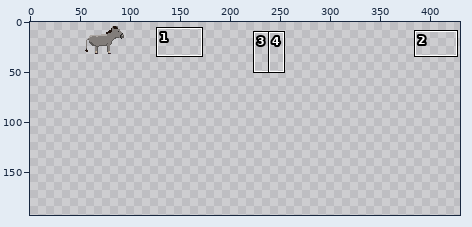
One commit to this pixel-art file: sprites/animals/donkey.aseprite. The picture above shows the old version from afar; the outline marks the close-up.
Close-up. Old version:
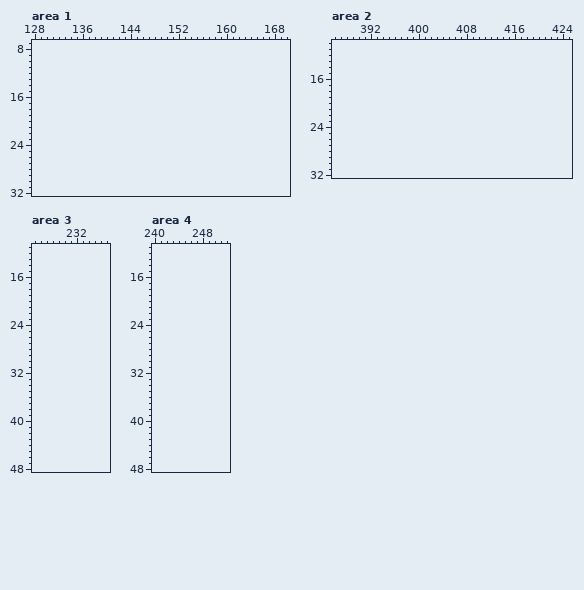
48x32 pixels, 1 frame. Shown: area 1: x 128..170, y 7..32; area 2: x 386..425, y 10..32; area 3: x 225..237, y 11..48; area 4: x 240..252, y 11..48. The old version is drawn lined up with the new one, on the new canvas. The wide view leaves out empty margins. The commit also changed other parts of the picture, which this record leaves out.
Palette (. is transparent): 
The result:
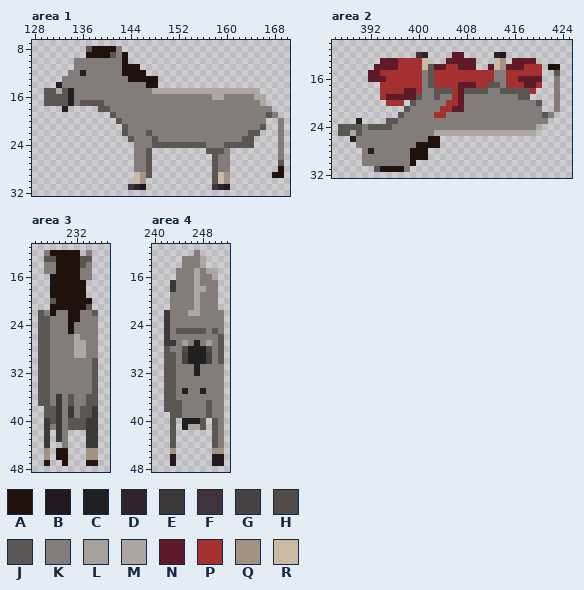
Colours new in this view: A #1f120c  B #21191e  C #202020  D #2e222b  E #3b3937  F #41323b  G #454241  H #4f4c4a  J #595654  K #827d7a  L #a6a09c  M #ada7a3  N #5f1a29  P #a53030  Q #a19282  R #cab9a3
Edits made:
canvas 48x32 -> 432x193, the old top-left corner now at 52,0
Area 1:
y 8: x 137..142 ...... -> JAAAAK
y 9: x 137..143 ....... -> AAAAJKA
y 10: x 135..143 ......... -> KKKKKKKKA
y 11: x 135..145 ........... -> KKKKKKKKAAA
y 12: x 134..146 ............. -> KKCKKKKKKAAAA
y 13: x 133..148 ................ -> KKKKKKKKKKKAAAAA
y 14: x 132..148 ................. -> CKKKKKKKKKKKKKKAA
y 15: x 130..165 .................................... -> JJMJCKKKKKKKKKKKKKMMMMMMMMMMMMMMMMMM
y 16: x 130..166 ..................................... -> JJJJCKKKKKKKKKKKKKKKKKKKKKKKMMKKKKKMM
y 17: x 130..166 ..................................... -> JJJJCKJJJJKKKKKKKKKKKKKKKKKKKKKKKKKKM
y 18: x 133 . -> C; x 139..167 ............................. -> JJKKKKKKKKKKKKKKKKKKKKKKKKKKK
y 19: x 141..168 ............................ -> JKKKKKKKKKKKKKKKKKKKKKKKKKJK
y 20: x 142..166 ......................... -> JKKKKKKKKKKKKKKKKKKKKKKKK; x 169 . -> K
y 21: x 143..166 ........................ -> JKKKKKKKKKKKKKKKKKKKKKKJ; x 169 . -> K
y 22: x 143..165 ....................... -> JKKKJKKKKKKKKKKKKKKKKJJ; x 169 . -> K
y 23: x 144..164 ..................... -> JKKKJKKKKKKKKKKKKKKJJ; x 169 . -> K
y 24: x 145..164 .................... -> KKKJJJJJJJJJKKKJJJJJ; x 169 . -> K
y 25: x 145..147 ... -> KKJ; x 157..160 .... -> JJJK; x 169 . -> K
y 26: x 145..147 ... -> KKJ; x 158..160 ... -> JKK; x 169 . -> K
y 27: x 145..147 ... -> KKJ; x 158..160 ... -> JKK; x 169 . -> J
y 28: x 145..147 ... -> KKJ; x 158..160 ... -> JKK; x 169 . -> A
y 29: x 145..147 ... -> RQJ; x 158..160 ... -> JRQ; x 168..169 .. -> AA
y 30: x 145..146 .. -> RQ; x 158..160 ... -> JRQ
y 31: x 144..146 ... -> FDB; x 158..160 ... -> FDB
Area 2:
y 12: x 400..401 .. -> FD; x 406..407 .. -> NN; x 413..414 .. -> DB
y 13: x 394..401 ........ -> NNNPPPPR; x 405..409 ..... -> NNNNN; x 413..414 .. -> RQ; x 416..419 .... -> NNNN
y 14: x 393..409 ................. -> NNNNPPPPRJNNPPNNN; x 412..420 ......... -> NRQNNNPPP; x 422..423 .. -> AA
y 15: x 392..420 ............................. -> NNPPPPPPPKJPPPPPPPPPPKKPPPPPP; x 423 . -> J
y 16: x 392..420 ............................. -> NNNPPPPPPKJPPPPPPPPPPKKPPNNNN; x 423 . -> K
y 17: x 394..420 ........................... -> PPPPPPPKJPPPPNNNPPJJKPPPNNP; x 423 . -> K
y 18: x 394..419 .......................... -> PPPPNNPKKJJJPNJJJJKKJJJJJP; x 423 . -> K
y 19: x 394..418 ......................... -> PNNNNNJKKJKKPNKKKKKKKKKJJ; x 423 . -> K
y 20: x 395..397 ... -> PPP; x 399..420 ...................... -> JKKKKKPPNKKKKKKKKKKKKJ; x 423 . -> K
y 21: x 398..420 ....................... -> JKKKKKPPNNKKKKKKKKKKKKK; x 423 . -> K
y 22: x 397..422 .......................... -> JKKKKKPPKKKKKKKKKKKKKKKKJK
y 23: x 390 . -> C; x 395..421 ........................... -> JJKKKKKKKKKKKKKKKKKKKKKKKKK
y 24: x 387..420 .................................. -> JJJJKJJJJKKKKKKKKKKKKKKKKKKKKKKKKM
y 25: x 387..419 ................................. -> JJMJKKKKKKKKKKKKMMMMMMMMMMMMMMMMM
y 26: x 389..403 ............... -> CKKKKKKKKKKKKAA
y 27: x 390..403 .............. -> KKKKKKKKKKAAAA
y 28: x 391..401 ........... -> KCKKKKKKAAA
y 29: x 391..401 ........... -> KKKKKKKKAAA
y 30: x 391..399 ......... -> KKKKKKKKA
y 31: x 393..398 ...... -> JAAAAK
Area 3:
y 12: x 227..232 ...... -> KAAAAA; x 234 . -> K
y 13: x 227..234 ........ -> JJAAAAJJ
y 14: x 227..234 ........ -> KKAAAAJK
y 15: x 227..234 ........ -> KKAAAAKK
y 16: x 228..234 ....... -> AAAAAKK
y 17..19: x 228..233 ...... -> AAAAAA
y 20: x 228..234 ....... -> JAAAAAA
y 21: x 228..234 ....... -> AAAAAAJ
y 22: x 226..235 .......... -> JKAKKAAKKJ
y 23: x 226..235 .......... -> JJKKKAAKKK
y 24..25: x 226..235 .......... -> JJKKKAKKKK
y 26: x 226..235 .......... -> JJKKKKMKKK
y 27..29: x 226..235 .......... -> JJKKKKMMKK
y 30..35: x 226..235 .......... -> JJKKKKKKKJ
y 36..37: x 226..235 .......... -> JJKEKJKKJJ
y 38..39: x 227..235 ......... -> JJEKEKJJE
y 40: x 227..235 ......... -> EJEKJJJEE
y 41: x 227..235 ......... -> EKEKJJJEE
y 42..43: x 227 . -> E; x 229..230 .. -> EK; x 234..235 .. -> EE
y 44: x 227 . -> E; x 230 . -> K; x 234..235 .. -> EE
y 45..46: x 227 . -> Q; x 229..230 .. -> AA; x 234..235 .. -> QQ
y 47: x 227 . -> B; x 230 . -> A; x 234..235 .. -> BB
Area 4:
y 12: x 247 . -> K
y 13..14: x 245..248 .... -> KKKM
y 15: x 244..250 ....... -> KKKMKMM
y 16: x 244..250 ....... -> KKKMKKM
y 17: x 243..250 ........ -> EKKKMKKK
y 18: x 243..250 ........ -> EKKKMMKK
y 19..21: x 243..250 ........ -> KKKKMKKK
y 22: x 242..251 .......... -> EKKKMMKKKK
y 23..24: x 242..251 .......... -> EKKKKKKKKK
y 25: x 242..251 .......... -> EKJJJJJKJK
y 26: x 242..251 .......... -> EKKKKKKKKJ
y 27: x 242..251 .......... -> EEKLKCKLKJ
y 28: x 242..251 .......... -> JKKHCCCHKJ
y 29..30: x 242..251 .......... -> JJKGCCCGKJ
y 31..32: x 242..251 .......... -> JJKKKCKKKK
y 33..34: x 242..251 .......... -> JJKKKKKKKK
y 35: x 242..251 .......... -> JJKCKKCKKK
y 36: x 242..251 .......... -> JJKKKKKKKK
y 37..38: x 242..251 .......... -> JJJKKKKJKK
y 39: x 243..251 ......... -> JJKKKKJKK
y 40: x 243 . -> J; x 245..248 .... -> CCCJ; x 250..251 .. -> JK
y 41: x 243 . -> J; x 245..248 .... -> CMMJ; x 250..251 .. -> JK
y 42..44: x 243 . -> J; x 250..251 .. -> JK
y 45: x 243 . -> Q; x 250..251 .. -> QQ
y 46..47: x 243 . -> B; x 250..251 .. -> BB
